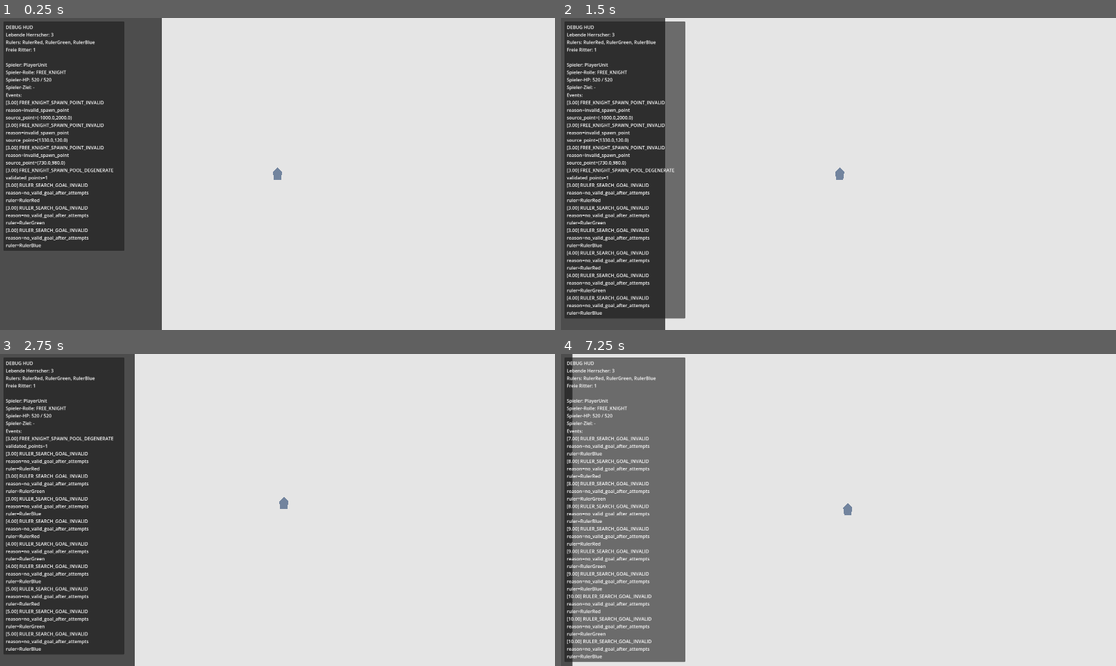
Above: before the commit, frames 1-4 (two rows, left to right).
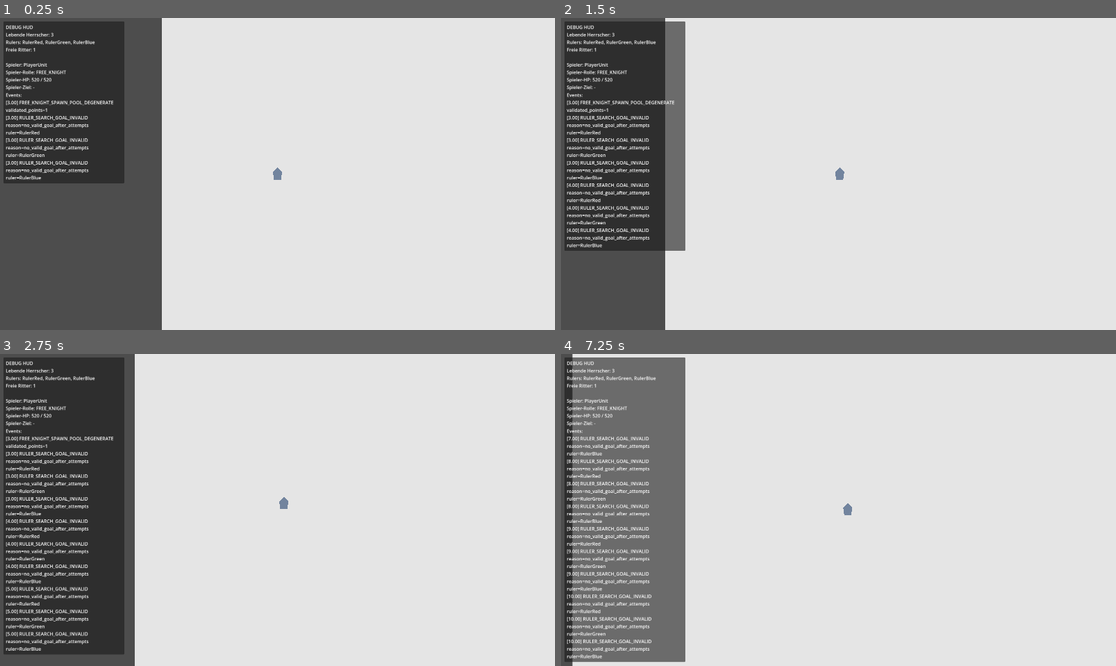
Above: after the commit, the same moments.

Repository: cblab/kingslayer
Game: Godot game, scene res://scenes/Main.tscn
Same seed, same stepped clock (60 frames per second), same inputs: the game is played once before the commit and once after it.
Inputs (mouse positions are in pixels of both pictures, inside the frame that each line leads up to):
- Up to frame 1 (0.25 s): no input
- Up to frame 2 (1.5 s): tap Enter at 0.5 s; move the mouse to (960, 158) at 0.52 s; click (960, 158) at 0.67 s; move the mouse to (727, 189) at 1.27 s; click (727, 189) at 1.42 s
- Up to frame 3 (2.75 s): move the mouse to (333, 441) at 2.02 s; click (333, 441) at 2.17 s
- Up to frame 4 (7.25 s): move the mouse to (810, 572) at 2.77 s; click (810, 572) at 2.92 s; move the mouse to (1005, 556) at 3.52 s; click (1005, 556) at 3.67 s; move the mouse to (672, 463) at 4.27 s; click (672, 463) at 4.42 s; move the mouse to (866, 510) at 5.02 s; click (866, 510) at 5.17 s; move the mouse to (755, 432) at 5.77 s; click (755, 432) at 5.92 s; move the mouse to (960, 494) at 6.52 s; click (960, 494) at 6.67 s

The runs differ from the first frame. In frame 1, 5.5% of the frame differs, in the area x 0-23%, y 26-75%; in frame 2, 5.5%; in frame 3, less than 0.1%; in frame 4, less than 0.1%.

Commit message:
Fix ruler succession identity and stabilize spawn/search targets

Diff:
--- a/scripts/units/unit.gd
+++ b/scripts/units/unit.gd
@@ -13,6 +13,8 @@
 @export var guard_slot_index: int = 0
 
 @export var faction_id: int = -1
+@export var kingdom_id: int = -1
+@export var team_id: int = -1
 @export var faction_color: Color = Color(0.82, 0.24, 0.24, 1.0)
 @export var free_knight_color: Color = Color(0.55, 0.6, 0.68, 1.0)
 
@@ -239,6 +241,8 @@
 	ruler_path = get_path_to(ruler)
 	guard_slot_index = slot_index
 	faction_id = ruler.faction_id
+	kingdom_id = ruler.kingdom_id
+	team_id = ruler.team_id
 	faction_color = ruler.faction_color
 	_apply_role_visuals()
 
@@ -247,10 +251,29 @@
 	_path = PackedVector2Array()
 	_path_index = 0
 	set_role(UnitRole.FREE_KNIGHT)
-	faction_id = -1
+	reset_free_knight_identity()
 	ruler_path = NodePath()
 	guard_slot_index = 0
 	_apply_role_visuals()
+
+func absorb_ruler_identity_from(old_ruler: Unit) -> void:
+	if old_ruler == null or not is_instance_valid(old_ruler):
+		return
+	role = UnitRole.RULER
+	ruler_path = NodePath()
+	guard_slot_index = 0
+	faction_id = old_ruler.faction_id
+	kingdom_id = old_ruler.kingdom_id
+	team_id = old_ruler.team_id
+	faction_color = old_ruler.faction_color
+	_disband_cooldown_active = false
+	_disband_cooldown_timer = 0.0
+	_apply_role_visuals()
+
+func reset_free_knight_identity() -> void:
+	faction_id = -1
+	kingdom_id = -1
+	team_id = -1
 
 func start_disband_cooldown(duration: float = -1.0) -> void:
 	_disband_cooldown_active = true
@@ -527,7 +550,12 @@
 	if not world.has_method("try_get_valid_ruler_search_point"):
 		return false
 
-	var result: Variant = world.try_get_valid_ruler_search_point(global_position, _RULER_SEARCH_MIN_TARGET_DISTANCE)
+	var result: Variant = world.try_get_valid_ruler_search_point(
+		global_position,
+		_RULER_SEARCH_MIN_TARGET_DISTANCE,
+		ruler_search_move_distance_max,
+		12
+	)
 	if not (result is Dictionary):
 		return false
 	var payload: Dictionary = result
@@ -647,6 +675,8 @@
 		return not other.is_disband_cooldown_active()
 	if other.is_player_controlled and role == UnitRole.FREE_KNIGHT:
 		return not is_disband_cooldown_active()
+	if team_id >= 0 and other.team_id >= 0:
+		return team_id != other.team_id
 	return faction_id != other.faction_id
 
 func _find_clicked_unit() -> Unit:
--- a/scripts/world.gd
+++ b/scripts/world.gd
@@ -18,13 +18,14 @@
 var _debug_event_limit: int = 10
 var _debug_focus_unit: Unit = null
 var _periodic_spawn_cooldown: float = 0.0
-var _spawn_sequence_index: int = 0
 var _validated_periodic_free_knight_spawn_points: PackedVector2Array = PackedVector2Array()
+var _spawn_rng := RandomNumberGenerator.new()
 
 const _FREE_KNIGHT_SCENE: PackedScene = preload("res://scenes/units/Unit.tscn")
 const _SPAWN_POINT_DUPLICATE_EPSILON: float = 8.0
 const _SPAWN_POINT_MIN_SPACING: float = 120.0
 const _SPAWN_POINT_MIN_POOL_SIZE: int = 3
+const _SPAWN_JITTER_RADIUS: float = 40.0
 const _RULER_SEARCH_POINT_DUPLICATE_EPSILON: float = 8.0
 
 
@@ -32,6 +33,7 @@
 @onready var _debug_events_label: Label = $DebugHud/Panel/Margin/Content/EventsLabel
 
 func _ready() -> void:
+	_spawn_rng.randomize()
 	_prepare_periodic_free_knight_spawn_points()
 	_periodic_spawn_cooldown = periodic_free_knight_spawn_interval
 	_stabilize_world_state()
@@ -97,27 +99,27 @@
 		return false
 	return _is_point_navigable_from(from_position, point)
 
-func try_get_valid_ruler_search_point(from_pos: Vector2, min_dist: float, max_attempts := 8) -> Dictionary:
-	if max_attempts <= 0:
+func try_get_valid_ruler_search_point(from_pos: Vector2, min_dist: float, max_dist: float, attempts := 12) -> Dictionary:
+	if attempts <= 0:
 		return {"ok": false}
+	if max_dist <= min_dist:
+		max_dist = min_dist + 80.0
 
 	var rng := RandomNumberGenerator.new()
 	rng.randomize()
 	var sampled_points: Array[Vector2] = []
-	var max_x := ruler_search_bounds.position.x + ruler_search_bounds.size.x
-	var max_y := ruler_search_bounds.position.y + ruler_search_bounds.size.y
-
-	for attempt in max_attempts:
-		var raw_point := Vector2(
-			rng.randf_range(ruler_search_bounds.position.x, max_x),
-			rng.randf_range(ruler_search_bounds.position.y, max_y)
-		)
-		var candidate := get_clamped_ruler_search_point(from_pos, raw_point, from_pos)
+
+	for _attempt in attempts:
+		var angle := rng.randf_range(0.0, TAU)
+		var distance := rng.randf_range(min_dist, max_dist)
+		var raw_point := from_pos + Vector2.RIGHT.rotated(angle) * distance
+		var candidate := _resolve_valid_spawn_point(raw_point)
 		if not ruler_search_bounds.has_point(candidate):
 			continue
 		if not is_valid_ruler_search_point(from_pos, candidate):
 			continue
-		if candidate.distance_to(from_pos) < min_dist:
+		var candidate_distance := candidate.distance_to(from_pos)
+		if candidate_distance < min_dist or candidate_distance > max_dist + 1.0:
 			continue
 
 		var is_duplicate := false
@@ -184,7 +186,7 @@
 		and killer.role != Unit.UnitRole.ROYAL_GUARD
 
 	if killer_is_valid_candidate:
-		killer.set_role(Unit.UnitRole.RULER)
+		_transfer_ruler_identity(dead_ruler, killer)
 		log_event("RULER_SUCCESSION", {
 			"old_ruler": dead_ruler.name,
 			"new_ruler": killer.name,
@@ -397,8 +399,11 @@
 	if _validated_periodic_free_knight_spawn_points.is_empty():
 		return
 
-	var spawn_point := _validated_periodic_free_knight_spawn_points[_spawn_sequence_index % _validated_periodic_free_knight_spawn_points.size()]
-	_spawn_sequence_index += 1
+	var spawn_anchor := _validated_periodic_free_knight_spawn_points[_spawn_rng.randi_range(0, _validated_periodic_free_knight_spawn_points.size() - 1)]
+	var jitter := Vector2.RIGHT.rotated(_spawn_rng.randf_range(0.0, TAU)) * _spawn_rng.randf_range(0.0, _SPAWN_JITTER_RADIUS)
+	var spawn_point := _resolve_valid_spawn_point(spawn_anchor + jitter)
+	if spawn_point == Vector2.INF:
+		spawn_point = spawn_anchor
 
 	var spawned_node := _FREE_KNIGHT_SCENE.instantiate()
 	if not (spawned_node is Unit):
@@ -409,7 +414,7 @@
 	var spawned_unit: Unit = spawned_node
 	spawned_unit.name = "SpawnedFreeKnight_%d" % Time.get_ticks_msec()
 	spawned_unit.is_player_controlled = false
-	spawned_unit.faction_id = -1
+	spawned_unit.reset_free_knight_identity()
 	add_child(spawned_unit)
 	spawned_unit.global_position = spawn_point
 	spawned_unit.set_role(Unit.UnitRole.FREE_KNIGHT)
@@ -421,7 +426,13 @@
 
 func _prepare_periodic_free_knight_spawn_points() -> void:
 	_validated_periodic_free_knight_spawn_points = PackedVector2Array()
-	for source_point in periodic_free_knight_spawn_points:
+	var source_points: Array[Vector2] = []
+	for configured_point in periodic_free_knight_spawn_points:
+		source_points.append(configured_point)
+	for anchor in _get_canonical_spawn_anchors():
+		source_points.append(anchor)
+
+	for source_point in source_points:
 		var validated_spawn_point := _resolve_valid_spawn_point(source_point)
 		if validated_spawn_point == Vector2.INF:
 			log_event("FREE_KNIGHT_SPAWN_POINT_INVALID", {
@@ -454,14 +465,7 @@
 	return false
 
 func _apply_spawn_pool_fallback_points() -> void:
-	var center := ruler_search_bounds.position + (ruler_search_bounds.size * 0.5)
-	var fallback_sources: Array[Vector2] = [
-		center,
-		ruler_search_bounds.position + Vector2(160.0, 160.0),
-		ruler_search_bounds.position + Vector2(ruler_search_bounds.size.x - 160.0, 160.0),
-		ruler_search_bounds.position + Vector2(160.0, ruler_search_bounds.size.y - 160.0),
-		ruler_search_bounds.position + Vector2(ruler_search_bounds.size.x - 160.0, ruler_search_bounds.size.y - 160.0),
-	]
+	var fallback_sources := _get_canonical_spawn_anchors()
 
 	for source_point in fallback_sources:
 		var validated_spawn_point := _resolve_valid_spawn_point(source_point)
@@ -475,16 +479,52 @@
 		if _validated_periodic_free_knight_spawn_points.size() >= _SPAWN_POINT_MIN_POOL_SIZE:
 			break
 
+func _get_canonical_spawn_anchors() -> Array[Vector2]:
+	var min_x := ruler_search_bounds.position.x
+	var min_y := ruler_search_bounds.position.y
+	var max_x := ruler_search_bounds.position.x + ruler_search_bounds.size.x
+	var max_y := ruler_search_bounds.position.y + ruler_search_bounds.size.y
+
+	var x_quarters := [
+		lerpf(min_x, max_x, 0.2),
+		lerpf(min_x, max_x, 0.5),
+		lerpf(min_x, max_x, 0.8),
+	]
+	var y_quarters := [
+		lerpf(min_y, max_y, 0.2),
+		lerpf(min_y, max_y, 0.5),
+		lerpf(min_y, max_y, 0.8),
+	]
+
+	return [
+		Vector2(x_quarters[0], y_quarters[0]),
+		Vector2(x_quarters[1], y_quarters[0]),
+		Vector2(x_quarters[2], y_quarters[0]),
+		Vector2(x_quarters[0], y_quarters[1]),
+		Vector2(x_quarters[2], y_quarters[1]),
+		Vector2(x_quarters[0], y_quarters[2]),
+		Vector2(x_quarters[1], y_quarters[2]),
+		Vector2(x_quarters[2], y_quarters[2]),
+	]
+
 func _resolve_valid_spawn_point(raw_spawn_point: Vector2) -> Vector2:
 	var clamped_point := _clamp_to_ruler_search_bounds(raw_spawn_point)
-	if _is_point_navigable(clamped_point):
-		return clamped_point
-
-	var nearby_candidate := _find_navigable_spawn_nearby_point(clamped_point)
+	var snapped_point := _snap_point_to_navigation(clamped_point)
+	if _is_point_navigable(snapped_point):
+		return snapped_point
+
+	var nearby_candidate := _find_navigable_spawn_nearby_point(snapped_point)
 	if nearby_candidate != Vector2.INF:
 		return nearby_candidate
 
 	return Vector2.INF
+
+func _snap_point_to_navigation(point: Vector2) -> Vector2:
+	var nav_map := get_world_2d().navigation_map
+	var closest_point := NavigationServer2D.map_get_closest_point(nav_map, point)
+	if closest_point == Vector2.INF:
+		return point
+	return _clamp_to_ruler_search_bounds(closest_point)
 
 func _is_point_navigable(point: Vector2) -> bool:
 	var nav_map := get_world_2d().navigation_map
@@ -501,6 +541,14 @@
 			var angle := (TAU / float(direction_count)) * float(index)
 			var offset := Vector2.RIGHT.rotated(angle) * distance
 			var candidate := _clamp_to_ruler_search_bounds(center_point + offset)
-			if _is_point_navigable(candidate):
-				return candidate
+			var snapped_candidate := _snap_point_to_navigation(candidate)
+			if _is_point_navigable(snapped_candidate):
+				return snapped_candidate
 	return Vector2.INF
+
+func _transfer_ruler_identity(dead_ruler: Unit, successor: Unit) -> void:
+	if not _is_valid_live_unit(dead_ruler):
+		return
+	if not _is_valid_live_unit(successor):
+		return
+	successor.absorb_ruler_identity_from(dead_ruler)
